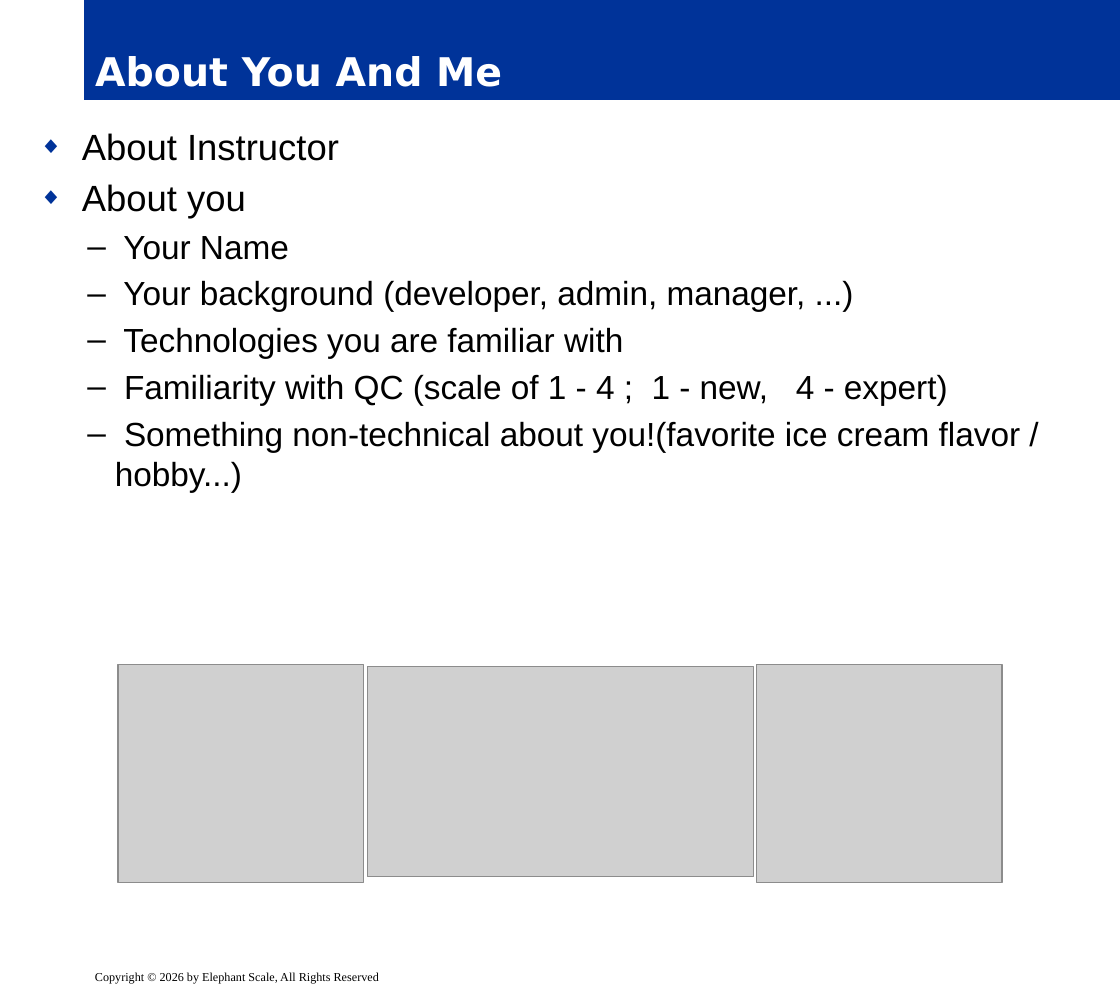
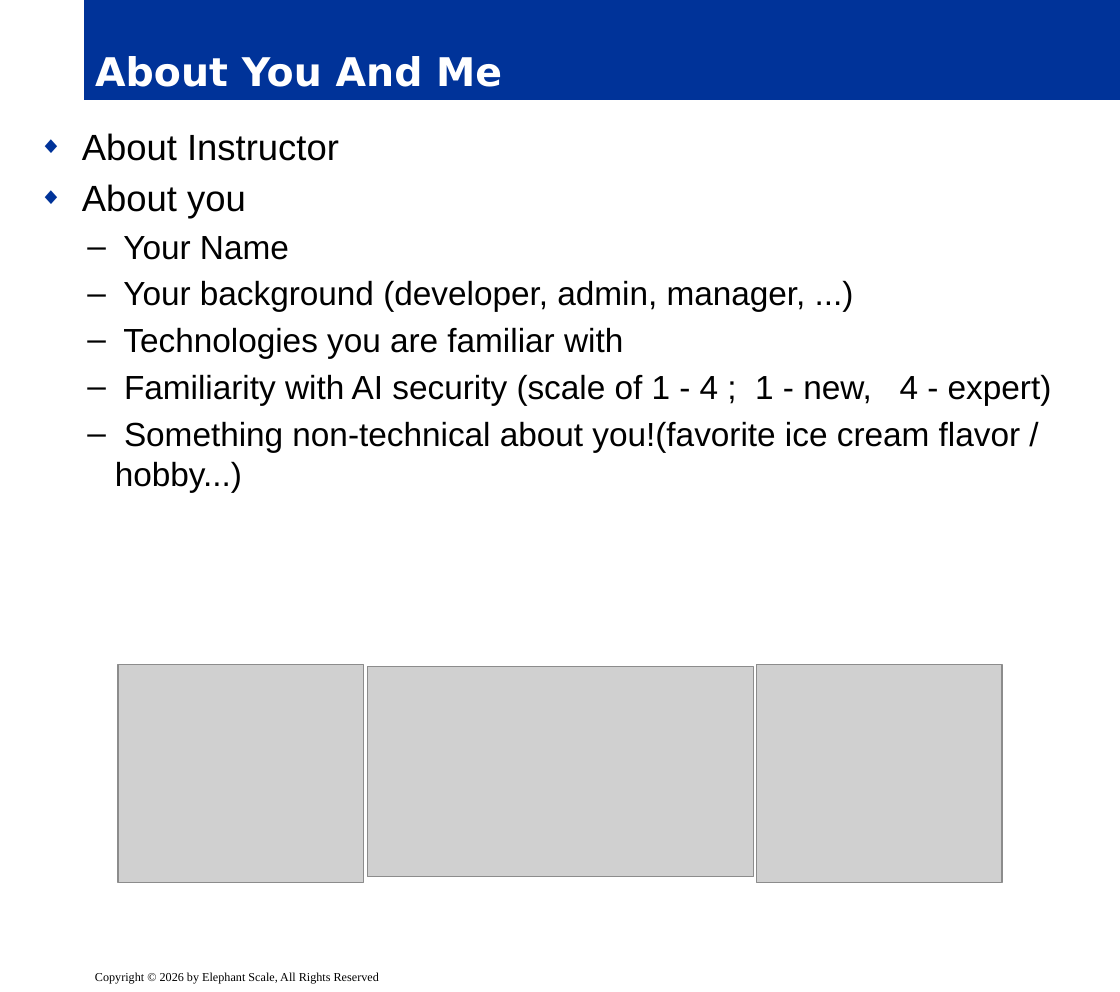
Before and after one commit to elephantscale/AI-Security-for-Security-Teams, a slide deck: slide 10 of slides/release/00__about.pptx. Drawn at 1120x992 pixels with LibreOffice and Linux fonts; fonts in the diff are those of the drawing; grey boxes stand for pictures; background and template pictures are left out. Boxes give left, top, right and bottom in pixels: in the first picture for what was removed or moved away, otherwise in the second. Text is boxed around its words. In the diff, an @@ line names an element or a change of style, - is before the commit and + after.

```diff
--- a/slides/release/00__about.pptx
+++ b/slides/release/00__about.pptx
@@ text at [124, 374, 1052, 405]: text changed @@
-  – Familiarity with QC (scale of 1 - 4 ; 1 - new, 4 - expert)
+  – Familiarity with AI security (scale of 1 - 4 ; 1 - new, 4 - expert)
```
Also in this commit, not shown: 1 other slide changed, 1 other file.
